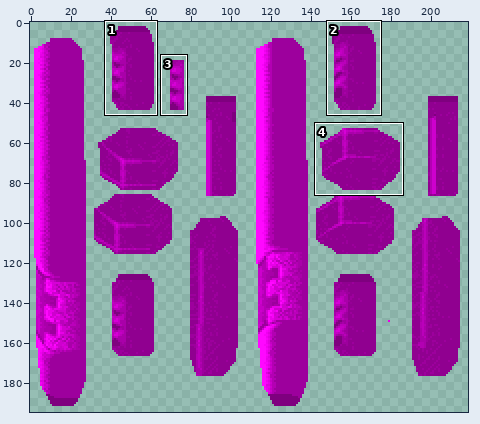
Two versions of one sprite sheet, qw/textures/models/g_rock_0.png. The picture above shows the old version from afar; the outline marks the close-up.
Close-up. The starting point:
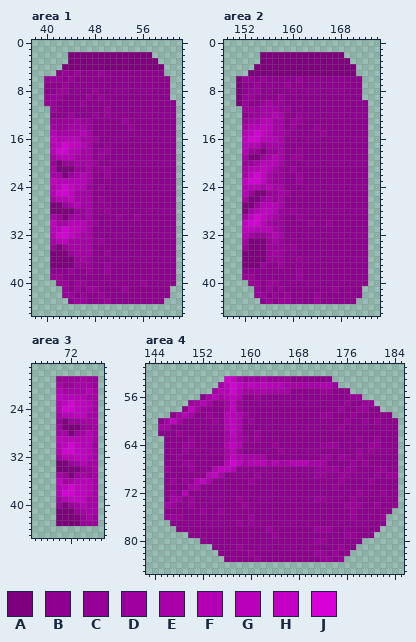
The file is 224x195 pixels. Colours within 5 levels of each other are drawn and written as one. Shown: area 1: x 38..62, y 0..45; area 2: x 149..174, y 0..45; area 3: x 66..77, y 17..45; area 4: x 143..185, y 51..85. The wide view leaves out empty margins. The commit also changed other parts of the picture, which this record leaves out.
Palette (. is transparent): A #7f007f  B #900090  C #960096  D #9d009d  E #a900a9  F #b300b3  G #bb00bb  H #c400c4  J #d700d7
Once edited:
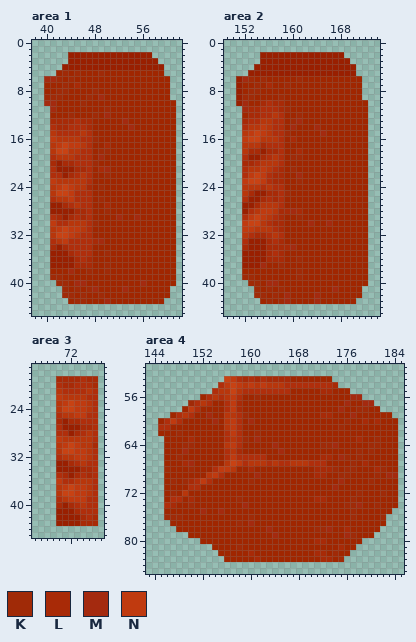
Colours new in this view: K #a02a07  L #a82a07  M #a42a0f  N #c03a0f
Change:
colour A: #7f007f -> #991f00
colour B: #900090 -> #a02600
colour E: #a900a9 -> #b02e0b
colour G: #bb00bb -> #b8360b
colour J: #d700d7 -> #c84213
Area 1:
y 5: x 43 D -> K; x 45 D -> K; x 49 D -> K
y 6: x 40..42 DDD -> MMK; x 44 D -> K
y 7: x 43 D -> K; x 45 C -> L
y 8: x 42..43 DD -> KK; x 48 D -> K
y 9: x 40..42 DDD -> KKK; x 47 D -> K; x 49 D -> M
y 10: x 40..41 DD -> MM; x 46 D -> K
y 11: x 41 D -> M; x 50 D -> K
y 12: x 44 D -> K; x 48 D -> K; x 50 D -> M
y 13: x 41..44 DDDD -> LLLL; x 46..47 DD -> LL; x 53 D -> M
y 14: x 42..43 DD -> LL; x 47 D -> L; x 54 D -> M
y 16: x 41 H -> N; x 48 D -> K
y 17: x 42 H -> N; x 44..45 HH -> NN; x 50 C -> L
y 18: x 49..50 DD -> KK
y 19: x 49 D -> M
y 20: x 41 D -> L; x 43..44 DD -> LL; x 48 D -> K
y 21: x 45..46 DD -> LL; x 49..50 CD -> LM
y 22: x 44 D -> L; x 50 D -> K
y 23: x 41 H -> N
y 24: x 42 H -> N; x 44 H -> N; x 47 D -> L; x 49 D -> K
y 25: x 44 H -> N
y 26: x 44 H -> N; x 49 D -> K
y 27: x 43 D -> L; x 50 C -> L
y 28: x 45..46 DD -> LL; x 50 D -> K
y 29: x 42 D -> L; x 44 D -> L; x 46 D -> L; x 52 D -> M; x 55 D -> M
y 30: x 41 H -> N; x 48 D -> K
y 31: x 42 H -> N; x 44..45 HH -> NN
y 32: x 44 H -> N
y 33: x 43 H -> N; x 48..49 CD -> LM
y 34: x 41 D -> L; x 43 D -> L
y 35: x 44 D -> L; x 50 D -> K
y 36: x 45 D -> L; x 47 D -> L
y 37: x 45..47 DDD -> LLL; x 50 D -> K
y 38: x 44 D -> M; x 47 D -> K; x 50 D -> K
y 39: x 41..42 DD -> KK
y 40: x 42..43 DD -> KK; x 45..46 DD -> MM; x 56 D -> M
y 41: x 43 D -> K; x 45 D -> K; x 47..48 DD -> KM; x 53 D -> M
y 42: x 43..44 DD -> KK; x 46 D -> K; x 49 D -> K
y 43: x 45..46 DD -> KK; x 50 D -> M
Area 2:
y 6: x 152..153 DD -> MK; x 155 D -> K; x 161 D -> K
y 7: x 154 D -> K; x 156 C -> L; x 159 D -> K
y 8: x 153..154 DD -> KK
y 9: x 152..153 DD -> KK; x 158 D -> K
y 10: x 152 D -> M; x 155 D -> L; x 157..158 DD -> LL
y 11: x 152..154 DDD -> MLL; x 158..159 DD -> LK
y 12: x 153..154 DD -> LL; x 161 D -> K
y 13: x 152 D -> L; x 160..161 DD -> KM
y 14: x 155 H -> N; x 160 D -> M; x 164 D -> M
y 15: x 153 H -> N; x 155 H -> N; x 159 D -> K; x 165 D -> M
y 16: x 152 H -> N; x 160 C -> L
y 17: x 155 D -> L
y 18: x 153..154 DD -> LL; x 156..157 DD -> LL; x 161 C -> L
y 19: x 155 D -> L; x 160..161 DD -> KK
y 20: x 152..153 DD -> LL
y 21: x 155 H -> N; x 158 D -> L; x 160 D -> K
y 22: x 153 H -> N; x 155 H -> N; x 157..158 DD -> LL; x 161 D -> M
y 23: x 152 H -> N; x 155 H -> N; x 157..158 DD -> LL; x 161 D -> K
y 25: x 153 D -> L; x 156..157 DD -> LL; x 159 D -> K
y 26: x 155 D -> L; x 157 D -> L
y 27: x 154 D -> L
y 28: x 155..156 HH -> NN; x 158..161 DCDC -> LLML
y 29: x 153 H -> N; x 155 H -> N; x 158 D -> L; x 161 D -> K
y 30: x 152 H -> N; x 157..158 DD -> LL; x 163 D -> M; x 166 D -> M
y 31: x 152..153 HH -> NN; x 158 D -> L
y 32: x 154..155 DD -> LL
y 33: x 156 D -> L; x 158 D -> L
y 34: x 152 D -> L; x 156..160 DDDCD -> LLLLM
y 35: x 156 D -> L; x 158 D -> L
y 36: x 156..158 DDD -> LLL; x 161 D -> K
y 37: x 155 D -> M; x 158 D -> K
y 38: x 161 D -> K
y 39: x 152..153 DD -> KK; x 161 D -> K
y 40: x 153..154 DD -> KK; x 156..157 DD -> MM
y 41: x 154 D -> K; x 156 D -> K; x 158 D -> K; x 167 D -> M
y 42: x 154..155 DD -> KK; x 157 D -> K; x 159 D -> M; x 164 D -> M
y 43: x 156 D -> K; x 158..159 DD -> KM; x 164 D -> M
Area 3:
y 19: x 70..73 DDDD -> LLLL; x 75..76 DD -> LL
y 20: x 71..72 DD -> LL; x 76 D -> L
y 22: x 70 H -> N
y 23: x 71 H -> N; x 73..74 HH -> NN
y 24..25: x 73..74 HH -> NN
y 26: x 70 D -> L; x 72..73 DD -> LL
y 27: x 74..75 DD -> LL
y 28: x 73 D -> L
y 29: x 70 H -> N
y 30: x 71 H -> N; x 73 H -> N; x 76 D -> L
y 31..32: x 73..74 HH -> NN
y 33: x 72 D -> L
y 34: x 74..75 DD -> LL
y 35: x 71 D -> L; x 73 D -> L; x 75 D -> L
y 36: x 70 H -> N
y 37: x 71 H -> N; x 73..74 HH -> NN
y 38: x 73..74 HH -> NN
y 39: x 72..74 HHH -> NNN
y 40: x 70 D -> L; x 72 D -> L
y 41: x 73 D -> L
y 42: x 74 D -> L; x 76 D -> L
y 43: x 74..76 DDD -> LLL
Area 4:
y 53: x 157 H -> N; x 159 D -> L; x 161 D -> L; x 163..166 DDDD -> LLLL
y 54: x 156 H -> N; x 158 H -> N; x 160 H -> N; x 162 H -> N; x 172..174 FFD -> EEL
y 55: x 162 F -> E; x 172..173 DD -> LL
y 56: x 157..158 HF -> NE; x 161 D -> K; x 177..178 DD -> MM
y 57: x 150 D -> K; x 157..158 HD -> NL; x 176 D -> M; x 179..180 DD -> MM
y 58: x 150 H -> N; x 157..158 HD -> NL; x 175 D -> M; x 178..179 DD -> KK
y 59: x 153 D -> M; x 158..159 FD -> EK; x 172..173 DD -> LL; x 177 D -> M
y 60: x 147 H -> N; x 154 D -> M; x 157..158 HF -> NE; x 160 D -> M; x 176 D -> K; x 179 D -> L; x 181 D -> L
y 61: x 157..158 HF -> NE; x 175 D -> K
y 62: x 148 D -> K; x 157 H -> N; x 161 D -> K
y 63: x 150 D -> L; x 159 D -> K; x 161 D -> M; x 178 D -> L; x 181 D -> K
y 64: x 149..150 DD -> KK; x 157..158 HF -> NE; x 164 D -> M; x 172..174 DDD -> KKM; x 180..181 DD -> KK
y 65: x 149 D -> M; x 158 D -> L; x 165 D -> M; x 178 D -> K; x 180 D -> K
y 66: x 148 D -> K; x 157..158 HF -> NE; x 172..173 DD -> LL; x 175..176 DD -> MK; x 178 D -> K
y 67: x 149..150 DD -> LM; x 158 H -> N; x 177 D -> K; x 179 D -> L
y 68: x 146 D -> K; x 150 D -> K; x 154..156 FHH -> ENN; x 160 C -> L; x 171..174 DDDD -> LLLK; x 176..177 DD -> KK; x 181..182 CD -> LK
y 69: x 154 H -> N; x 161 D -> M; x 171..172 DD -> LL; x 175..176 DD -> KK; x 181 D -> K; x 183..184 DD -> MM
y 70: x 147 D -> K; x 149..152 DCFH -> KLEN; x 160 D -> K; x 175 D -> M; x 180 D -> K
y 71: x 174 D -> M
y 72: x 147 D -> K; x 178 D -> K; x 182 D -> K
y 73: x 150 D -> L; x 158 D -> K; x 171..172 DD -> LL; x 177 D -> K
y 74: x 147 D -> L; x 150 D -> K; x 159 D -> M; x 176..178 DDD -> KKM; x 181 D -> K
y 75: x 152 D -> M; x 155 D -> M; x 177 D -> K
y 76: x 146..148 DDD -> KKK; x 160 D -> K; x 177 D -> K; x 182 D -> K
y 77: x 158 D -> K; x 160 D -> M
y 78: x 163 D -> M; x 171..173 DDD -> KKM; x 176 C -> L
y 79: x 164 D -> M; x 176..177 DD -> MK
y 80: x 171..172 DD -> LL
y 81: x 158 D -> K; x 175 D -> L
y 82: x 160 D -> L; x 171..172 DD -> LL; x 174 D -> K
y 83: x 161 D -> L; x 172..173 DD -> LL; x 175 D -> K
Where, in picture pixels (left, top, right, bottom), the same in both close-ups:
changed: (44, 52, 176, 304)
changed: (236, 52, 368, 304)
changed: (56, 376, 98, 526)
changed: (158, 376, 398, 562)
